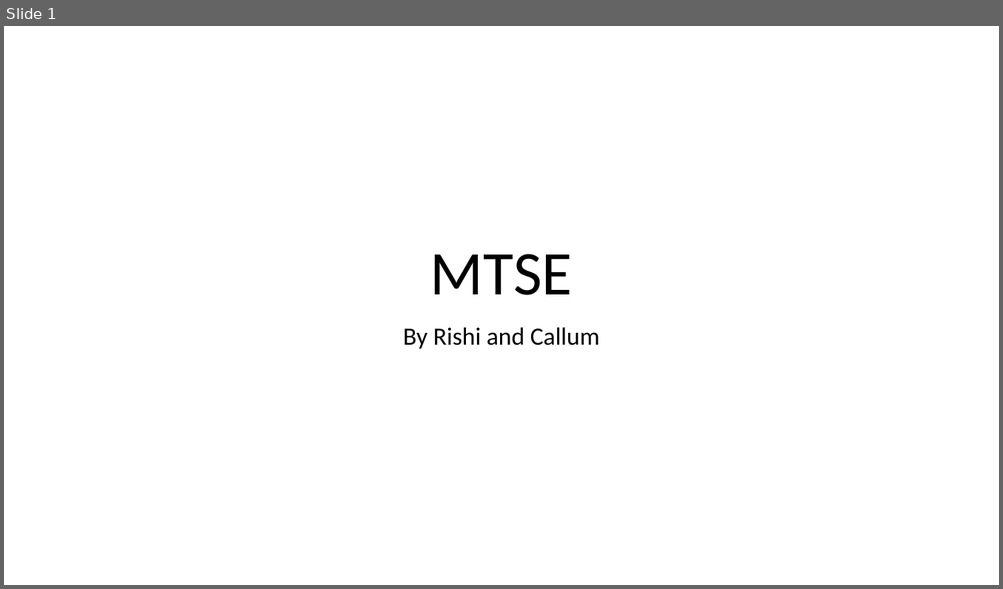
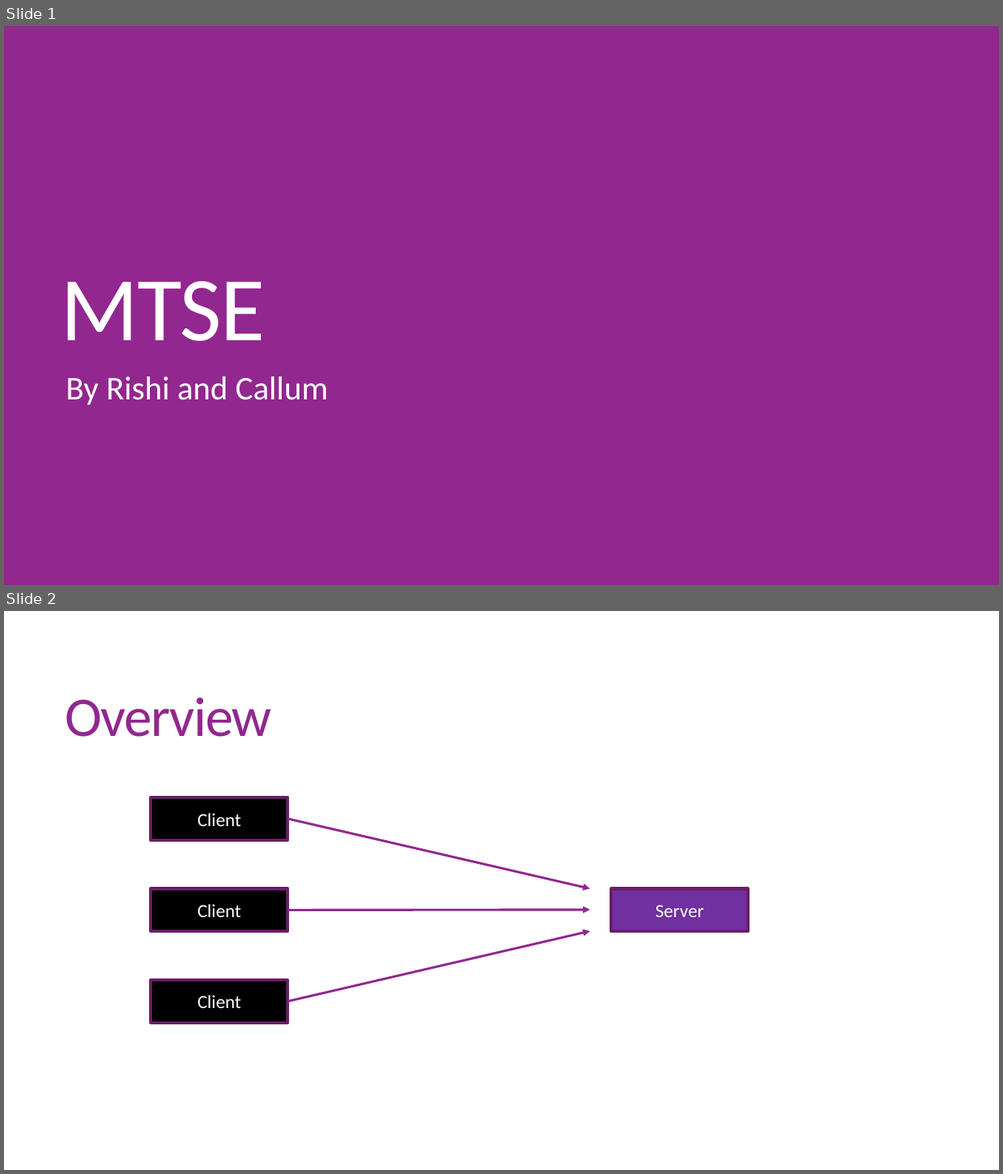
Before and after one commit to RishiChavda/MSTE, a slide deck: MTSE.pptx. Shown one above the other, each under a label of ours: slide 1 before the commit, slides 1 and 2 after it. The pictures are 1003x589 and 1003x1174 pixels, drawn with LibreOffice and Linux fonts; fonts in the diff are those of the drawing. Boxes give left, top, right and bottom in pixels: in the first picture for what was removed or moved away, otherwise in the second. Text is boxed around its words. In the diff, an @@ line names an element or a change of style, - is before the commit and + after.

```diff
--- a/MTSE.pptx
+++ b/MTSE.pptx
@@ slide 2 added at box(4, 611, 999, 1170), background #FFFFFF @@
@@ title added at box(65, 698, 272, 737), 54 pt, text #92278F @@
+Overview
@@ rectangle added at box(151, 797, 288, 840), fill #000000, outline #6C1D6A 3 pt, 18 pt, text #FFFFFF @@
+Client
@@ arrow added from (287, 819) to (589, 889), #92278F 2.25 pt @@
@@ rectangle added at box(151, 889, 288, 931), fill #000000, outline #6C1D6A 3 pt, 18 pt, text #FFFFFF @@
+Client
@@ rectangle added at box(612, 889, 748, 931), fill #7030A0, outline #6C1D6A 3 pt, 18 pt, text #FFFFFF @@
+Server
@@ arrow added from (287, 910) to (589, 910), #92278F 2.25 pt @@
@@ arrow added from (287, 1002) to (589, 931), #92278F 2.25 pt @@
@@ rectangle added at box(151, 980, 288, 1023), fill #000000, outline #6C1D6A 3 pt, 18 pt, text #FFFFFF @@
+Client
@@ slide 1 changed as well @@
@@ background #FFFFFF to #92278F @@
@@ title "MTSE": place and size @@
-title "MTSE" at box(430, 254, 572, 295)
+title "MTSE" at box(61, 281, 265, 341)
@@ title "MTSE" at box(61, 281, 265, 341): size 60 to 88 pt, text colour #000000 to #FFFFFF, letter spacing 0 to -1.2 pt; alignment centre to left; line spacing 0.9 to 0.8 @@
@@ subtitle "By Rishi and Callum": place and size @@
-subtitle "By Rishi and Callum" at box(403, 327, 600, 349)
+subtitle "By Rishi and Callum" at box(66, 377, 328, 406)
@@ subtitle "By Rishi and Callum" at box(66, 377, 328, 406): size 24 to 32 pt, text colour #000000 to #FFFFFF; alignment centre to left; line spacing 0.9 to 0.85; more space between paragraphs @@
```
Also in this commit, not shown: 9 other slides changed, 6 other slides added, 5 slides removed.
